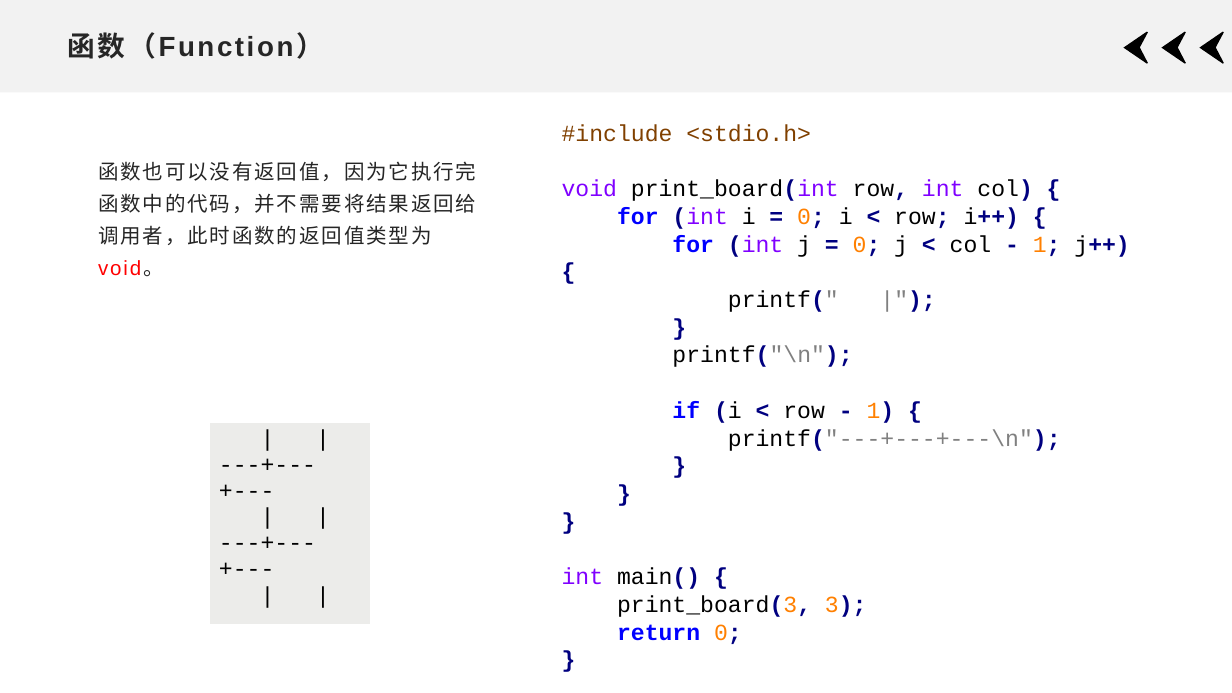
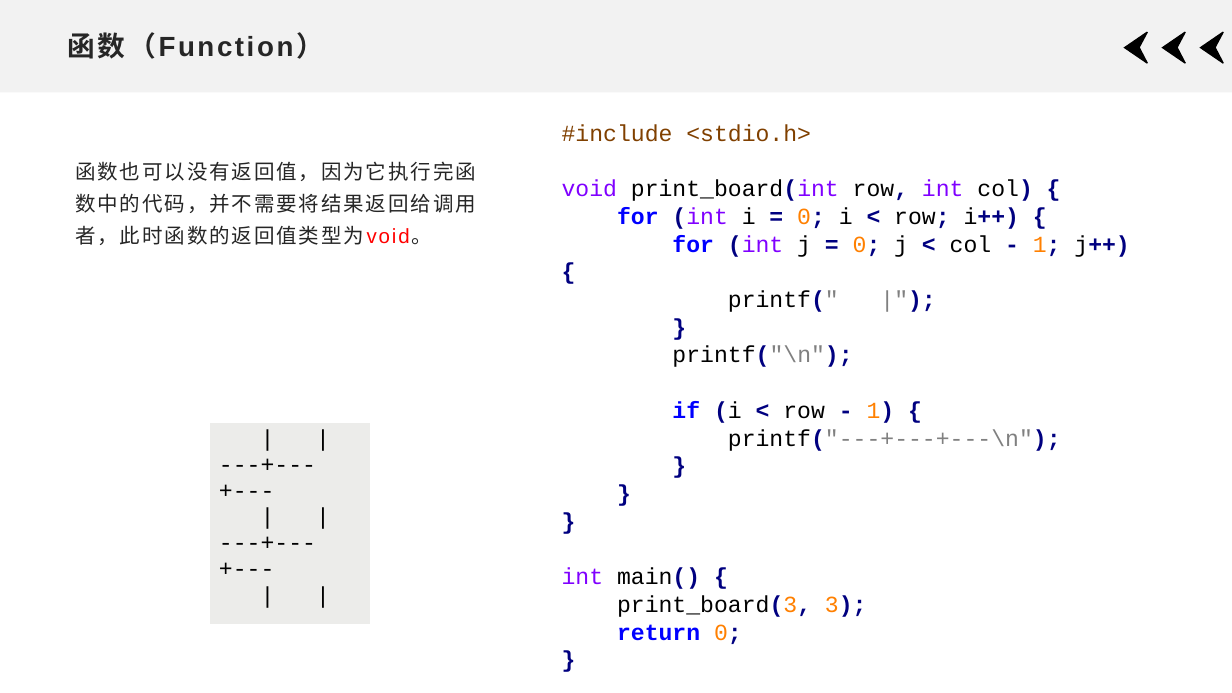
Before and after one commit to xdai02/C, a slide deck: slide 6 of slides/Chapter5.pptx. Drawn at 1232x693 pixels with LibreOffice and Linux fonts; fonts in the diff are those of the drawing. Boxes give left, top, right and bottom in pixels: in the first picture for what was removed or moved away, otherwise in the second. Text is boxed around its words. In the diff, an @@ line names an element or a change of style, - is before the commit and + after.

```diff
--- a/slides/Chapter5.pptx
+++ b/slides/Chapter5.pptx
@@ text "函数也可以没有返回值，因为它执行完函数中的代码，并不需要将结果返回给调用者，此时函数的返回值类型为void。" rewrapped from (x1=98, y1=161, x2=476, y2=276) to (x1=75, y1=161, x2=476, y2=245) @@
```
Also in this commit, not shown: 2 other slides changed, 1 other file.
